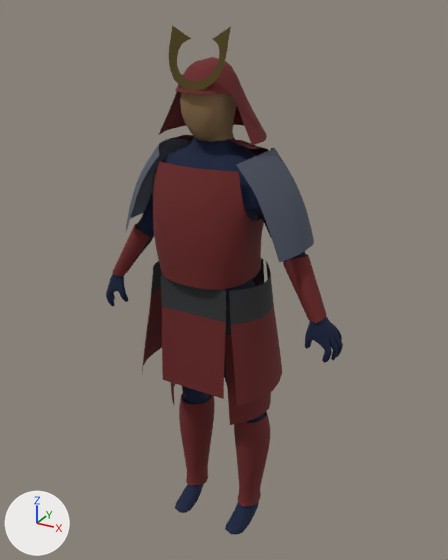
The COLLADA model Assets/Samurai/samurai.dae as it was, and as the next commit left it.
One viewpoint serves both versions: a 50 mm lens placed at (0.0406, -0.0716, 0.0787), pointed at (0.0003, 0.0015, 0.0421). Arrows for +X, +Y and +Z are at lower left; the lights stay in place.
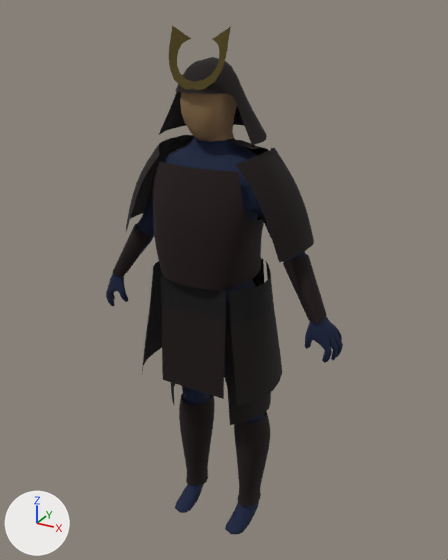
Commit message: Samurai colors

Diff of the bpy script that builds the scene:
```diff
--- a/Assets/Samurai/samurai.dae.py
+++ b/Assets/Samurai/samurai.dae.py
@@ mat_mi_metallic_paint_x14 @@
 n2 = _N.new('ShaderNodeVertexColor'); n2.name = 'Color Attribute'
 n0 = _N.new('ShaderNodeBsdfPrincipled'); n0.name = 'Principled BSDF'
 n2.layer_name = 'Col'
+n3 = _N.new('ShaderNodeMix'); n3.name = 'Mix'
+n3.data_type = 'RGBA'
+n3.blend_type = 'MULTIPLY'
+n3.inputs[0].default_value = 1.0  # 'Factor'
+n3.inputs[7].default_value = (0.0379, 0.00294, 0.00294, 1.0)  # 'B', dark red #370a0a
 _L.new(n0.outputs[0], n1.inputs[0])  # 'BSDF' to 'Surface'
-_L.new(n2.outputs[0], n0.inputs[0])  # 'Color' to 'Base Color'
+_L.new(n2.outputs[0], n3.inputs[6])  # 'Color' to 'A'
+_L.new(n3.outputs[2], n0.inputs[0])  # 'Result' to 'Base Color'
@@ mat_mi_metallic_paint_x15 @@
 n2 = _N.new('ShaderNodeVertexColor'); n2.name = 'Color Attribute'
 n0 = _N.new('ShaderNodeBsdfPrincipled'); n0.name = 'Principled BSDF'
 n2.layer_name = 'Col'
+n3 = _N.new('ShaderNodeMix'); n3.name = 'Mix'
+n3.data_type = 'RGBA'
+n3.blend_type = 'MULTIPLY'
+n3.inputs[0].default_value = 1.0  # 'Factor'
+n3.inputs[7].default_value = (0.0529, 0.0, 0.0, 1.0)  # 'B', dark red #410000
 _L.new(n0.outputs[0], n1.inputs[0])  # 'BSDF' to 'Surface'
-_L.new(n2.outputs[0], n0.inputs[0])  # 'Color' to 'Base Color'
+_L.new(n2.outputs[0], n3.inputs[6])  # 'Color' to 'A'
+_L.new(n3.outputs[2], n0.inputs[0])  # 'Result' to 'Base Color'
@@ mat_mi_metallic_paint_x16 @@
 n2 = _N.new('ShaderNodeVertexColor'); n2.name = 'Color Attribute'
 n0 = _N.new('ShaderNodeBsdfPrincipled'); n0.name = 'Principled BSDF'
 n2.layer_name = 'Col'
+n3 = _N.new('ShaderNodeMix'); n3.name = 'Mix'
+n3.data_type = 'RGBA'
+n3.blend_type = 'MULTIPLY'
+n3.inputs[0].default_value = 1.0  # 'Factor'
+n3.inputs[7].default_value = (0.0476, 0.0, 0.0, 1.0)  # 'B', dark red #3e0000
 _L.new(n0.outputs[0], n1.inputs[0])  # 'BSDF' to 'Surface'
-_L.new(n2.outputs[0], n0.inputs[0])  # 'Color' to 'Base Color'
+_L.new(n2.outputs[0], n3.inputs[6])  # 'Color' to 'A'
+_L.new(n3.outputs[2], n0.inputs[0])  # 'Result' to 'Base Color'
@@ mat_mi_metallic_paint_x17 @@
 n2 = _N.new('ShaderNodeVertexColor'); n2.name = 'Color Attribute'
 n0 = _N.new('ShaderNodeBsdfPrincipled'); n0.name = 'Principled BSDF'
 n2.layer_name = 'Col'
+n3 = _N.new('ShaderNodeMix'); n3.name = 'Mix'
+n3.data_type = 'RGBA'
+n3.blend_type = 'MULTIPLY'
+n3.inputs[0].default_value = 1.0  # 'Factor'
+n3.inputs[7].default_value = (0.0646, 0.0, 0.0, 1.0)  # 'B', dark red #480000
 _L.new(n0.outputs[0], n1.inputs[0])  # 'BSDF' to 'Surface'
-_L.new(n2.outputs[0], n0.inputs[0])  # 'Color' to 'Base Color'
+_L.new(n2.outputs[0], n3.inputs[6])  # 'Color' to 'A'
+_L.new(n3.outputs[2], n0.inputs[0])  # 'Result' to 'Base Color'
@@ mat_mi_metallic_paint_x18 @@
 n2 = _N.new('ShaderNodeVertexColor'); n2.name = 'Color Attribute'
 n0 = _N.new('ShaderNodeBsdfPrincipled'); n0.name = 'Principled BSDF'
 n2.layer_name = 'Col'
+n3 = _N.new('ShaderNodeMix'); n3.name = 'Mix'
+n3.data_type = 'RGBA'
+n3.blend_type = 'MULTIPLY'
+n3.inputs[0].default_value = 1.0  # 'Factor'
+n3.inputs[7].default_value = (0.045, 0.0, 0.0, 1.0)  # 'B', dark red #3c0000
 _L.new(n0.outputs[0], n1.inputs[0])  # 'BSDF' to 'Surface'
-_L.new(n2.outputs[0], n0.inputs[0])  # 'Color' to 'Base Color'
+_L.new(n2.outputs[0], n3.inputs[6])  # 'Color' to 'A'
+_L.new(n3.outputs[2], n0.inputs[0])  # 'Result' to 'Base Color'
@@ mat_mi_metallic_paint_x19 @@
 n2 = _N.new('ShaderNodeVertexColor'); n2.name = 'Color Attribute'
 n0 = _N.new('ShaderNodeBsdfPrincipled'); n0.name = 'Principled BSDF'
 n2.layer_name = 'Col'
+n3 = _N.new('ShaderNodeMix'); n3.name = 'Mix'
+n3.data_type = 'RGBA'
+n3.blend_type = 'MULTIPLY'
+n3.inputs[0].default_value = 1.0  # 'Factor'
+n3.inputs[7].default_value = (0.0335, 0.0, 0.0, 1.0)  # 'B', dark red #330000
 _L.new(n0.outputs[0], n1.inputs[0])  # 'BSDF' to 'Surface'
-_L.new(n2.outputs[0], n0.inputs[0])  # 'Color' to 'Base Color'
+_L.new(n2.outputs[0], n3.inputs[6])  # 'Color' to 'A'
+_L.new(n3.outputs[2], n0.inputs[0])  # 'Result' to 'Base Color'
@@ mat_mi_metallic_paint_x20 @@
 n2 = _N.new('ShaderNodeVertexColor'); n2.name = 'Color Attribute'
 n0 = _N.new('ShaderNodeBsdfPrincipled'); n0.name = 'Principled BSDF'
 n2.layer_name = 'Col'
+n3 = _N.new('ShaderNodeMix'); n3.name = 'Mix'
+n3.data_type = 'RGBA'
+n3.blend_type = 'MULTIPLY'
+n3.inputs[0].default_value = 1.0  # 'Factor'
+n3.inputs[7].default_value = (0.0335, 0.0, 0.0, 1.0)  # 'B', dark red #330000
 _L.new(n0.outputs[0], n1.inputs[0])  # 'BSDF' to 'Surface'
-_L.new(n2.outputs[0], n0.inputs[0])  # 'Color' to 'Base Color'
+_L.new(n2.outputs[0], n3.inputs[6])  # 'Color' to 'A'
+_L.new(n3.outputs[2], n0.inputs[0])  # 'Result' to 'Base Color'
@@ mat_mi_metallic_paint_x21 @@
 n2 = _N.new('ShaderNodeVertexColor'); n2.name = 'Color Attribute'
 n0 = _N.new('ShaderNodeBsdfPrincipled'); n0.name = 'Principled BSDF'
 n2.layer_name = 'Col'
+n3 = _N.new('ShaderNodeMix'); n3.name = 'Mix'
+n3.data_type = 'RGBA'
+n3.blend_type = 'MULTIPLY'
+n3.inputs[0].default_value = 1.0  # 'Factor'
+n3.inputs[7].default_value = (0.045, 0.0, 0.0, 1.0)  # 'B', dark red #3c0000
 _L.new(n0.outputs[0], n1.inputs[0])  # 'BSDF' to 'Surface'
-_L.new(n2.outputs[0], n0.inputs[0])  # 'Color' to 'Base Color'
+_L.new(n2.outputs[0], n3.inputs[6])  # 'Color' to 'A'
+_L.new(n3.outputs[2], n0.inputs[0])  # 'Result' to 'Base Color'
```

What differs and where, as boxes (x1, y1, x2, y2) in the pictures (448 x 560 px):
'pCube3', recoloured: (111, 56, 328, 510) in both
